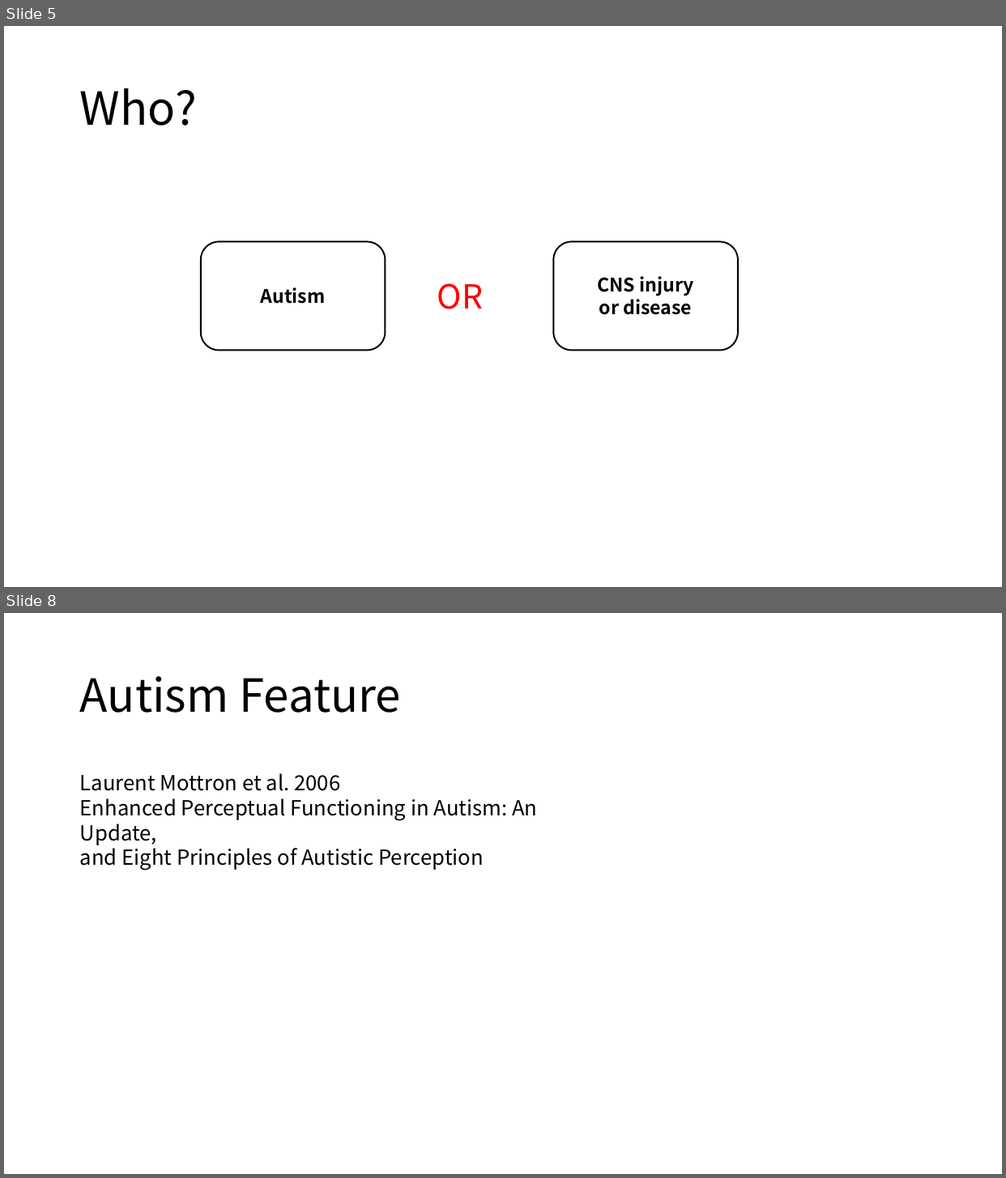
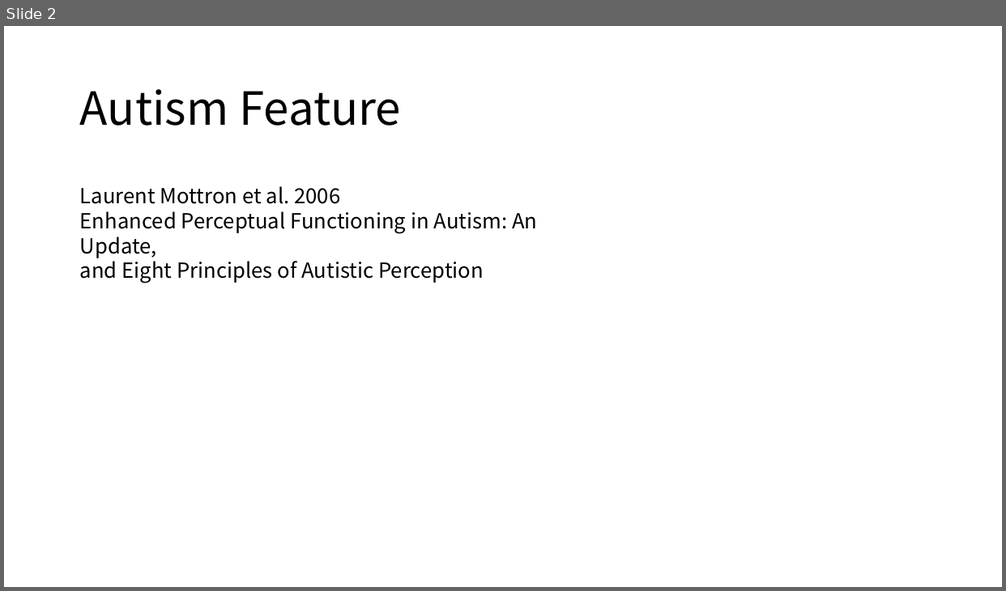
Before and after one commit to topaz11100/PROGRESS, a slide deck: 2_0729/0729_progress.pptx. Shown one above the other, each under a label of ours: slides 5 and 8 before the commit, slide 2 after it; the slides between them are not shown. The pictures are 1006x1178 and 1006x591 pixels, drawn with LibreOffice and Linux fonts; fonts in the diff are those of the drawing. Boxes give left, top, right and bottom in pixels: in the first picture for what was removed or moved away, otherwise in the second. Text is boxed around its words. In the diff, an @@ line names an element or a change of style, - is before the commit and + after.

```diff
--- a/2_0729/0729_progress.pptx
+++ b/2_0729/0729_progress.pptx
@@ slide 5 removed at [4, 26, 1002, 587], background #FFFFFF @@
@@ title removed at [80, 88, 197, 126] @@
-Who?
@@ rounded rectangle removed at [201, 241, 385, 350] @@
-Autism
@@ rounded rectangle removed at [553, 241, 738, 350] @@
-CNS injury
-or disease
@@ text removed at [437, 284, 484, 310] @@
-OR
@@ what was slide 8 is now slide 2 @@
```
Also in this commit, not shown: 1 slide changed, 5 other slides removed, 2 other files.
